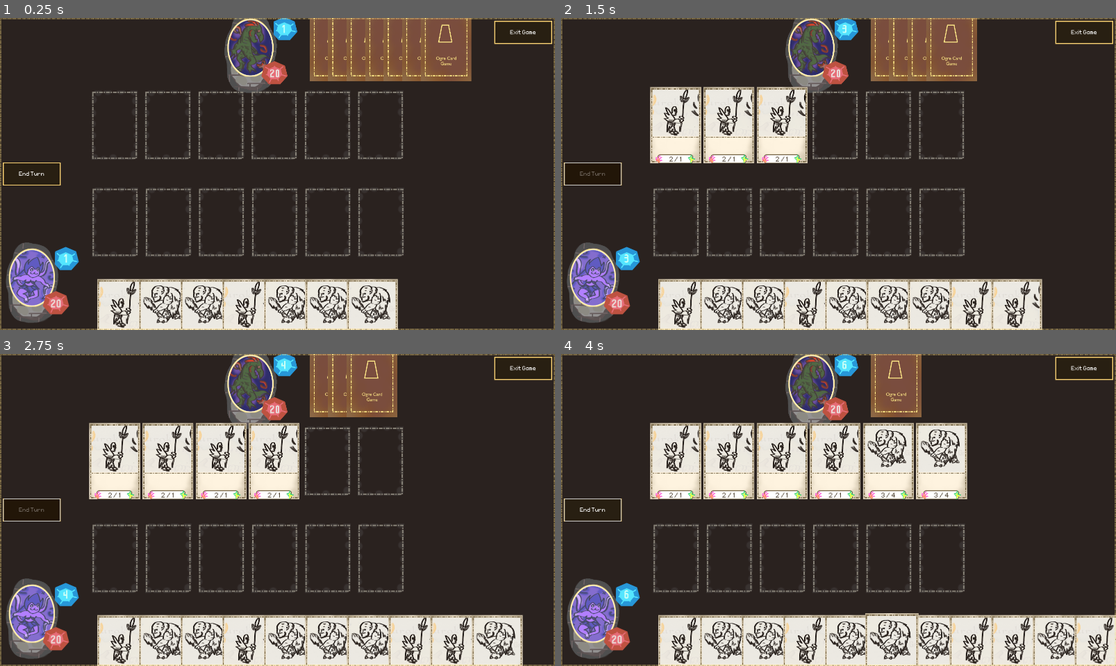
Above: before the commit, frames 1-4 (two rows, left to right).
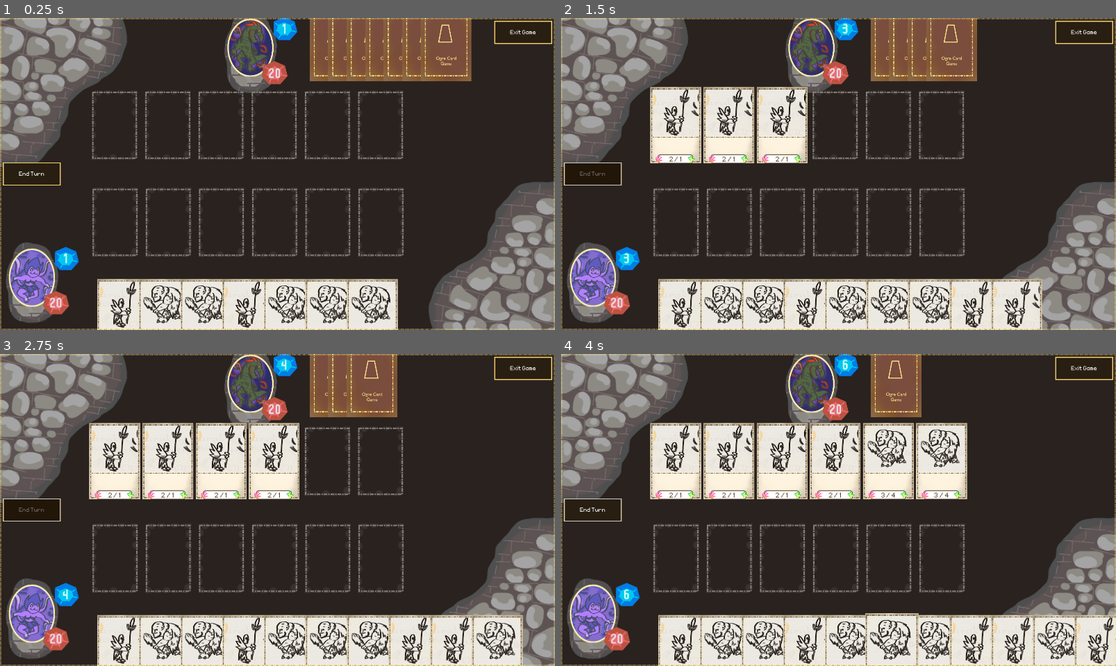
Above: after the commit, the same moments.

Repository: OttoElomaa/Godot-4-Ogre-Card-Game
Game: Godot game, scene res://GameScenes/main.tscn
Same seed, same stepped clock (60 frames per second), same inputs: the game is played once before the commit and once after it.
Inputs (mouse positions are in pixels of both pictures, inside the frame that each line leads up to):
- Up to frame 1 (0.25 s): no input
- Up to frame 2 (1.5 s): click (594, 174) at 0.5 s; click (594, 174) at 1.25 s
- Up to frame 3 (2.75 s): click (33, 510) at 2 s
- Up to frame 4 (4 s): tap Enter at 2.75 s; drag from (683, 653) to (849, 653) at 2.77 s; tap Space at 3.5 s; drag from (727, 653) to (894, 653) at 3.52 s

The runs differ from the first frame. In frame 1, 15% of the frame differs, in the area x 0-100%, y 0-100%; in frame 2, 14%; in frame 3, 13%; in frame 4, 12%.

Commit message:
Player can attack directly the enemy portrait. Art and label style edits

Diff:
--- a/Fonts/LabelSetHeaderHealth.tres
+++ b/Fonts/LabelSetHeaderHealth.tres
@@ -4,5 +4,5 @@
 
 [resource]
 font = ExtResource("1_84w2p")
-font_size = 50
+font_size = 60
 font_color = Color(0.916198, 0.858093, 0.846859, 1)
--- a/Fonts/LabelSetHeaderMana.tres
+++ b/Fonts/LabelSetHeaderMana.tres
@@ -4,5 +4,5 @@
 
 [resource]
 font = ExtResource("1_2uwnn")
-font_size = 50
+font_size = 60
 font_color = Color(0.784027, 0.993217, 0.965814, 1)
--- a/GameScenes/battle_system.gd
+++ b/GameScenes/battle_system.gd
@@ -8,6 +8,7 @@
 
 @onready var attackLine := $AttackLine
 var COLLISION_MASK_CARD := 1
+var COLLISION_MASK_ENEMY_PORTRAIT := 4
 
 var turnCount := 0
 var playerMana := 0
@@ -58,22 +59,39 @@
 	#### GET CARDS AT MOUSE POSITION
 	var results = main.fetchMouseOverObjects(COLLISION_MASK_CARD)
 	if results.size() > 0:
-		var target:Card = getCollidedObject(results[0])
-		#### INVALID TARGET - END TARGETING ANYWAY
-		if not target.mySlot:
-			if target != currentAttackingCard:
-				endAttackState()
-			return
-		if main.checkSlotPlayer(target.mySlot):
-			if target != currentAttackingCard:
-				endAttackState()
-			return
+		handlePlayerAttackCreature(results)
+		return
 
-		#### VALID TARGET - RESOLVE ATTACK
-		if main.checkSlotEnemy(target.mySlot):
-			prints("Player card targets enemy card: ", currentAttackingCard, target)
+	#### CHECK IF ENEMY PORTRAIT AT MOUSE POSITION
+	results = main.fetchMouseOverObjects(COLLISION_MASK_ENEMY_PORTRAIT)
+	if results.size() > 0:
+		handlePlayerAttackEnemy()
+		updateResourceLabels()
+		return
+
+
+func handlePlayerAttackEnemy():
+	enemyHealth -= currentAttackingCard.damage
+
+
+func handlePlayerAttackCreature(results:Array):
+
+	var target:Card = getCollidedObject(results[0])
+	#### INVALID TARGET - END TARGETING ANYWAY
+	if not target.mySlot:
+		if target != currentAttackingCard:
 			endAttackState()
-			resolveAttack(currentAttackingCard, target)
+		return
+	if main.checkSlotPlayer(target.mySlot):
+		if target != currentAttackingCard:
+			endAttackState()
+		return
+
+	#### VALID TARGET - RESOLVE ATTACK
+	if main.checkSlotEnemy(target.mySlot):
+		prints("Player card targets enemy card: ", currentAttackingCard, target)
+		endAttackState()
+		resolveAttack(currentAttackingCard, target)
 
 
 	#attackLineShown = false
--- a/GameScenes/main.tscn
+++ b/GameScenes/main.tscn
@@ -7,7 +7,9 @@
 [ext_resource type="Texture2D" uid="uid://6b1b3mtorr35" path="res://Art/UI-border-ninepatchrect-texture.png" id="3_015nr"]
 [ext_resource type="Texture2D" uid="uid://m57jecwha7ix" path="res://Art/portrait-adversary-01.png" id="4_bw8dm"]
 [ext_resource type="PackedScene" uid="uid://b7sjbfq7abkga" path="res://GameScenes/tableCardSlot.tscn" id="4_c6j12"]
+[ext_resource type="Texture2D" uid="uid://iro7vjuquihg" path="res://Art/board-backdrop-texture-ruins-corner-01.png" id="5_dj0be"]
 [ext_resource type="StyleBox" uid="uid://jqa8dgagawo1" path="res://PanelStyles/SkillBarBoxStyle.tres" id="5_hys5q"]
+[ext_resource type="Texture2D" uid="uid://dn8jedugya4ww" path="res://Art/board-backdrop-texture-ruins-corner-02.png" id="6_j87nl"]
 [ext_resource type="LabelSettings" uid="uid://4clxhxygbncp" path="res://Fonts/LabelSettingSmallFontWhite.tres" id="6_m0cpn"]
 [ext_resource type="StyleBox" path="res://PanelStyles/LabelTransparentBasicDark.tres" id="8_2brjh"]
 [ext_resource type="StyleBox" path="res://PanelStyles/EmptyStyleBox.tres" id="9_7ijru"]
@@ -15,8 +17,40 @@
 [ext_resource type="LabelSettings" uid="uid://ejet2eg4in1i" path="res://Fonts/LabelSetHeaderHealth.tres" id="11_jh5rg"]
 [ext_resource type="LabelSettings" uid="uid://bujre4bd418t" path="res://Fonts/LabelSetHeaderMana.tres" id="12_hffy6"]
 
+[sub_resource type="RectangleShape2D" id="RectangleShape2D_dj0be"]
+size = Vector2(303, 305)
+
 [node name="Main" type="Node2D"]
 script = ExtResource("1_8jxey")
+
+[node name="Scenery" type="Node2D" parent="."]
+z_index = -5
+
+[node name="PlayerSprite" type="Sprite2D" parent="Scenery"]
+position = Vector2(138, 1126)
+texture = ExtResource("3_8s1e5")
+
+[node name="EnemySprite" type="Sprite2D" parent="Scenery"]
+position = Vector2(1080, 131)
+texture = ExtResource("4_bw8dm")
+
+[node name="PlayerResourceHolderSprite" type="Sprite2D" parent="Scenery"]
+position = Vector2(189, 1141)
+texture = ExtResource("10_2brjh")
+
+[node name="EnemyResourceHolderSprite2" type="Sprite2D" parent="Scenery"]
+position = Vector2(1134, 146)
+texture = ExtResource("10_2brjh")
+
+[node name="CustomBoardScenery" type="Node2D" parent="Scenery"]
+
+[node name="UpperCornerDecor" type="Sprite2D" parent="Scenery/CustomBoardScenery"]
+position = Vector2(313, 344)
+texture = ExtResource("5_dj0be")
+
+[node name="LowerCornerDecor" type="Sprite2D" parent="Scenery/CustomBoardScenery"]
+position = Vector2(2090, 1008)
+texture = ExtResource("6_j87nl")
 
 [node name="BattleSystem" type="Node2D" parent="."]
 script = ExtResource("2_8jxey")
@@ -27,63 +61,54 @@
 default_color = Color(1, 0.67451, 0.341176, 1)
 
 [node name="Scenery" type="Node2D" parent="BattleSystem"]
-z_index = -5
-
-[node name="PlayerSprite" type="Sprite2D" parent="BattleSystem/Scenery"]
-position = Vector2(138, 1126)
-texture = ExtResource("3_8s1e5")
-
-[node name="EnemySprite" type="Sprite2D" parent="BattleSystem/Scenery"]
-position = Vector2(1080, 131)
-texture = ExtResource("4_bw8dm")
-
-[node name="PlayerResourceHolderSprite" type="Sprite2D" parent="BattleSystem/Scenery"]
-position = Vector2(189, 1141)
-texture = ExtResource("10_2brjh")
-
-[node name="EnemyResourceHolderSprite2" type="Sprite2D" parent="BattleSystem/Scenery"]
-position = Vector2(1134, 146)
-texture = ExtResource("10_2brjh")
 
 [node name="PlayerHealthLabel" type="Label" parent="BattleSystem/Scenery"]
 texture_filter = 1
-offset_left = 218.0
-offset_top = 1215.0
-offset_right = 265.0
-offset_bottom = 1263.0
+offset_left = 213.0
+offset_top = 1208.0
+offset_right = 269.0
+offset_bottom = 1265.0
 text = "99"
 label_settings = ExtResource("11_jh5rg")
 horizontal_alignment = 1
 
 [node name="EnemyHealthLabel" type="Label" parent="BattleSystem/Scenery"]
 texture_filter = 1
-offset_left = 1164.0
-offset_top = 219.0
-offset_right = 1211.0
-offset_bottom = 267.0
+offset_left = 1159.0
+offset_top = 215.0
+offset_right = 1215.0
+offset_bottom = 272.0
 text = "99"
 label_settings = ExtResource("11_jh5rg")
 horizontal_alignment = 1
 
 [node name="PlayerManaLabel" type="Label" parent="BattleSystem/Scenery"]
 texture_filter = 1
-offset_left = 260.0
-offset_top = 1020.0
-offset_right = 307.0
-offset_bottom = 1068.0
+offset_left = 255.0
+offset_top = 1016.0
+offset_right = 312.0
+offset_bottom = 1073.0
 text = "88"
 label_settings = ExtResource("12_hffy6")
 horizontal_alignment = 1
 
 [node name="EnemyManaLabel" type="Label" parent="BattleSystem/Scenery"]
 texture_filter = 1
-offset_left = 1204.0
-offset_top = 27.0
-offset_right = 1251.0
-offset_bottom = 75.0
+offset_left = 1201.0
+offset_top = 22.0
+offset_right = 1258.0
+offset_bottom = 79.0
 text = "88"
 label_settings = ExtResource("12_hffy6")
 horizontal_alignment = 1
+
+[node name="EnemyPortraitArea" type="Area2D" parent="BattleSystem"]
+collision_layer = 4
+collision_mask = 4
+
+[node name="CollisionShape2D" type="CollisionShape2D" parent="BattleSystem/EnemyPortraitArea"]
+position = Vector2(1120.5, 141.5)
+shape = SubResource("RectangleShape2D_dj0be")
 
 [node name="CardsManager" type="Node2D" parent="."]
 script = ExtResource("1_n4faa")
--- a/project.godot
+++ b/project.godot
@@ -30,6 +30,7 @@
 
 2d_physics/layer_1="cards"
 2d_physics/layer_2="card slots"
+2d_physics/layer_3="enemy portrait"
 
 [rendering]
 
Binary file added: Art/board-backdrop-texture-ruins-corner-01.png
Not shown, added: Art/board-backdrop-texture-ruins-corner-01.png.import
Binary file added: Art/board-backdrop-texture-ruins-corner-02.png
Not shown, added: Art/board-backdrop-texture-ruins-corner-02.png.import
Binary file changed: Art/game-mana-health-holder-texture-v2.png
Not shown: 1 places in GameScenes/main.tscn that only renumber resources
Not shown, changed: Art/game-mana-health-holder-texture-v2.pdn
